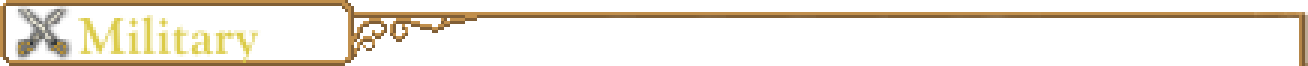
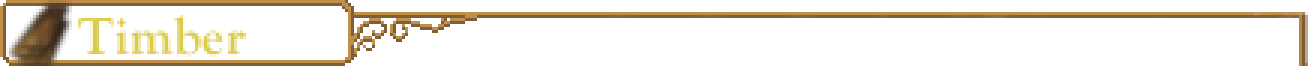
Revision of a layered (1308, 66) image; what changed, layer by layer:
hid "img_military" over box(15, 6, 72, 60)
added layer "img_timber" in group "Img" over box(6, 0, 72, 66)
renamed "Military" to "Timber", painted on it over box(78, 15, 261, 63)
